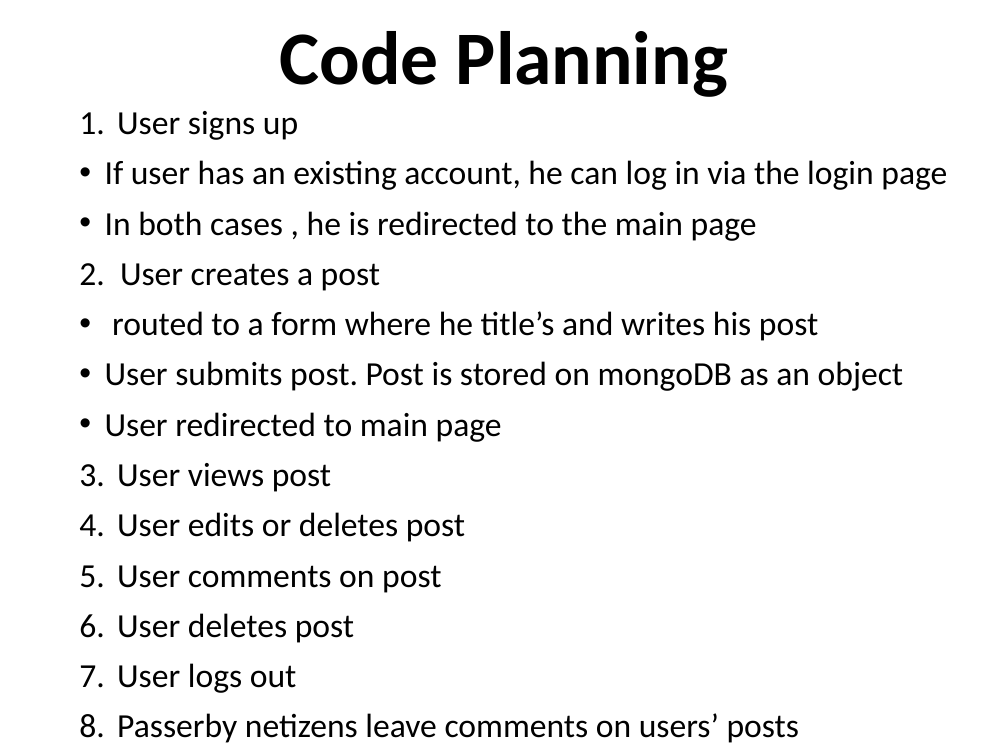
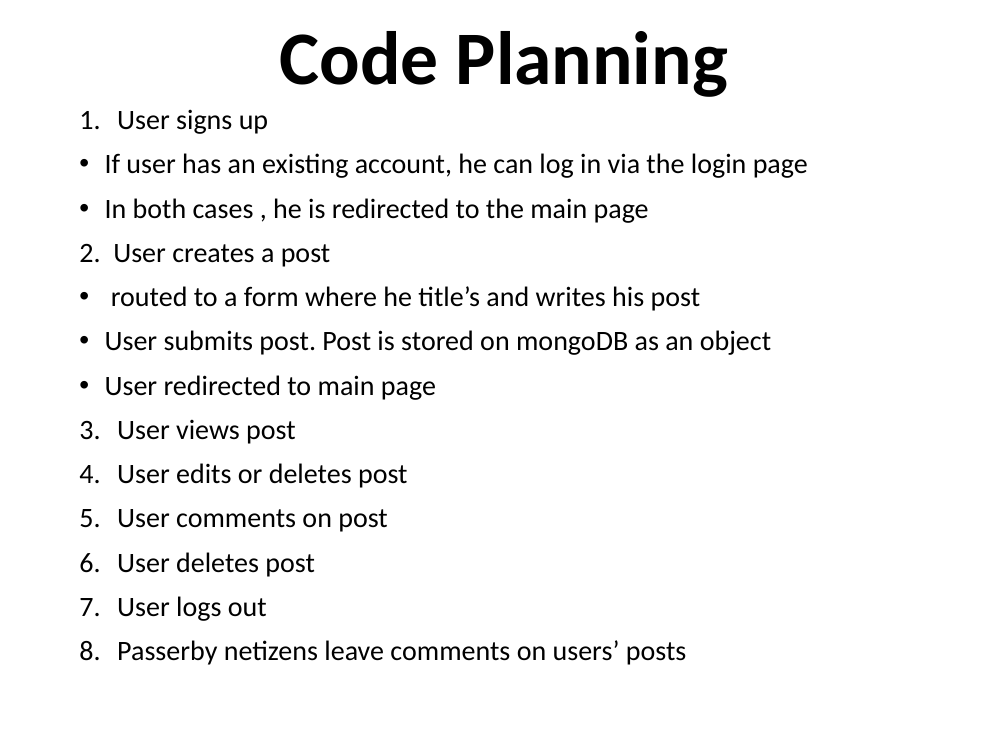
Before and after one commit to shamim1987/projectDeux, a slide deck: slide 5 of Project Deux.pptx. Drawn at 1008x756 pixels with LibreOffice and Linux fonts; fonts in the diff are those of the drawing; background and template pictures are left out. Boxes give left, top, right and bottom in pixels: in the first picture for what was removed or moved away, otherwise in the second. Text is boxed around its words. In the diff, an @@ line names an element or a change of style, - is before the commit and + after.

```diff
--- a/Project Deux.pptx
+++ b/Project Deux.pptx
@@ text "User signs up" at [79,109,808,665]: size 24 to 20 pt @@
```
Also in this commit, not shown: 8 other slides changed, 1 slide added, 5 other files.
